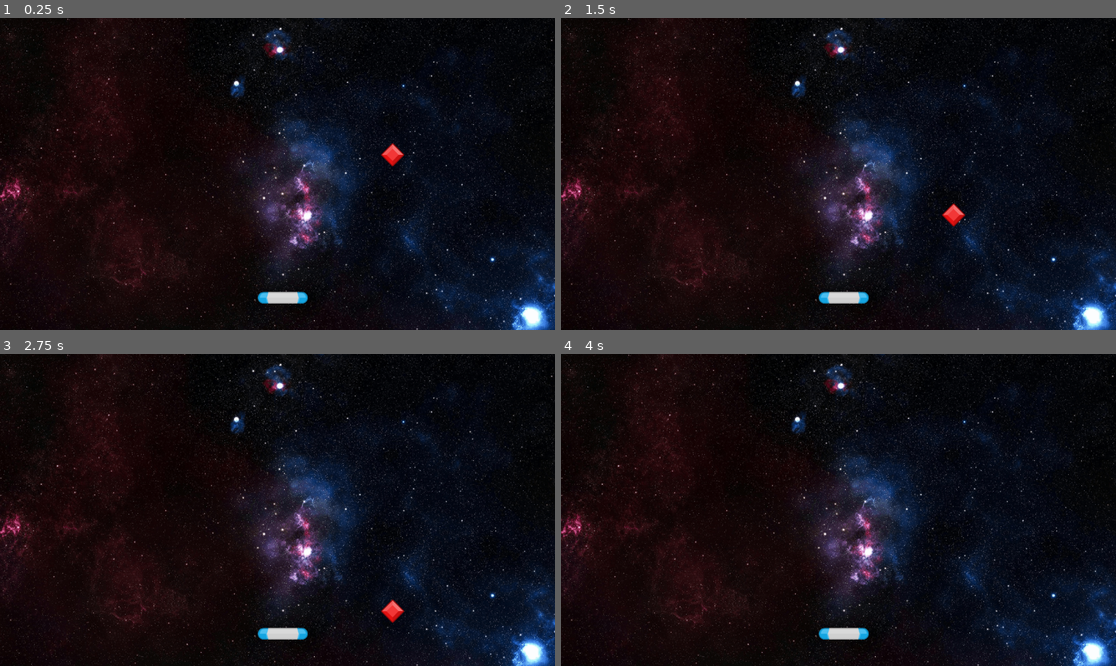
Above: before the commit, frames 1-4 (two rows, left to right).
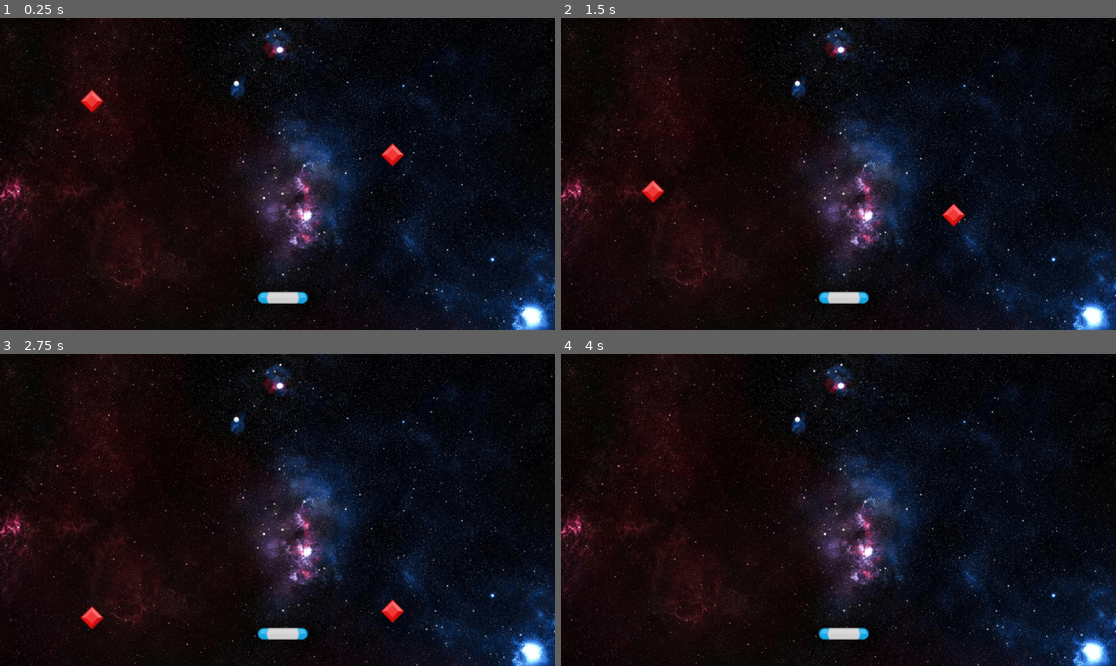
Above: after the commit, the same moments.

Repository: Nimira43/Space-Gems
Game: Godot game, scene res://scenes/game.tscn
Same seed, same stepped clock (60 frames per second), same inputs: the game is played once before the commit and once after it.
Inputs:
- Up to frame 1 (0.25 s): no input
- Up to frame 2 (1.5 s): no input
- Up to frame 3 (2.75 s): no input
- Up to frame 4 (4 s): no input

The runs differ from the first frame. In frame 1, 0.2% of the frame differs, in the area x 14-19%, y 22-31%; in frame 2, 0.2%; in frame 3, 0.2%, in the area x 14-19%, y 80-89%; in frame 4, nothing differs.

Commit message:
Created second gem with a different speed. Starting to work on script for the paddle.

Diff:
--- a/scenes/game.tscn
+++ b/scenes/game.tscn
@@ -16,3 +16,7 @@
 
 [node name="Gem" parent="." instance=ExtResource("3_n8ndc")]
 position = Vector2(815, 259)
+
+[node name="Gem2" parent="." instance=ExtResource("3_n8ndc")]
+position = Vector2(191, 135)
+speed = 150.0
--- a/scenes/gem.gd
+++ b/scenes/gem.gd
@@ -1,14 +1,12 @@
 extends Area2D
 
+@export var speed: float = 100.0
 
-# Called when the node enters the scene tree for the first time.
 func _ready() -> void:
-	pass # Replace with function body.
+	pass
 
-
-# Called every frame. 'delta' is the elapsed time since the previous frame.
 func _process(delta: float) -> void:
-	position.y += 100.0 * delta
+	position.y += speed * delta
 	if position.y > get_viewport_rect().size.y:
 		set_process(false)
 		queue_free()
--- /dev/null
+++ b/scenes/paddle.gd
@@ -0,0 +1,11 @@
+extends Area2D
+
+
+# Called when the node enters the scene tree for the first time.
+func _ready() -> void:
+	pass # Replace with function body.
+
+
+# Called every frame. 'delta' is the elapsed time since the previous frame.
+func _process(delta: float) -> void:
+	pass
